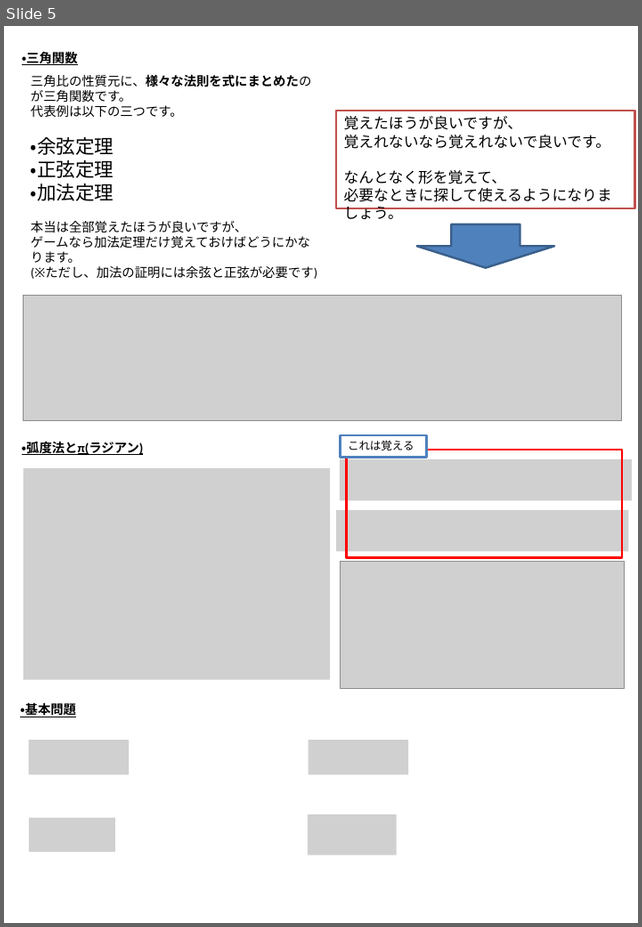
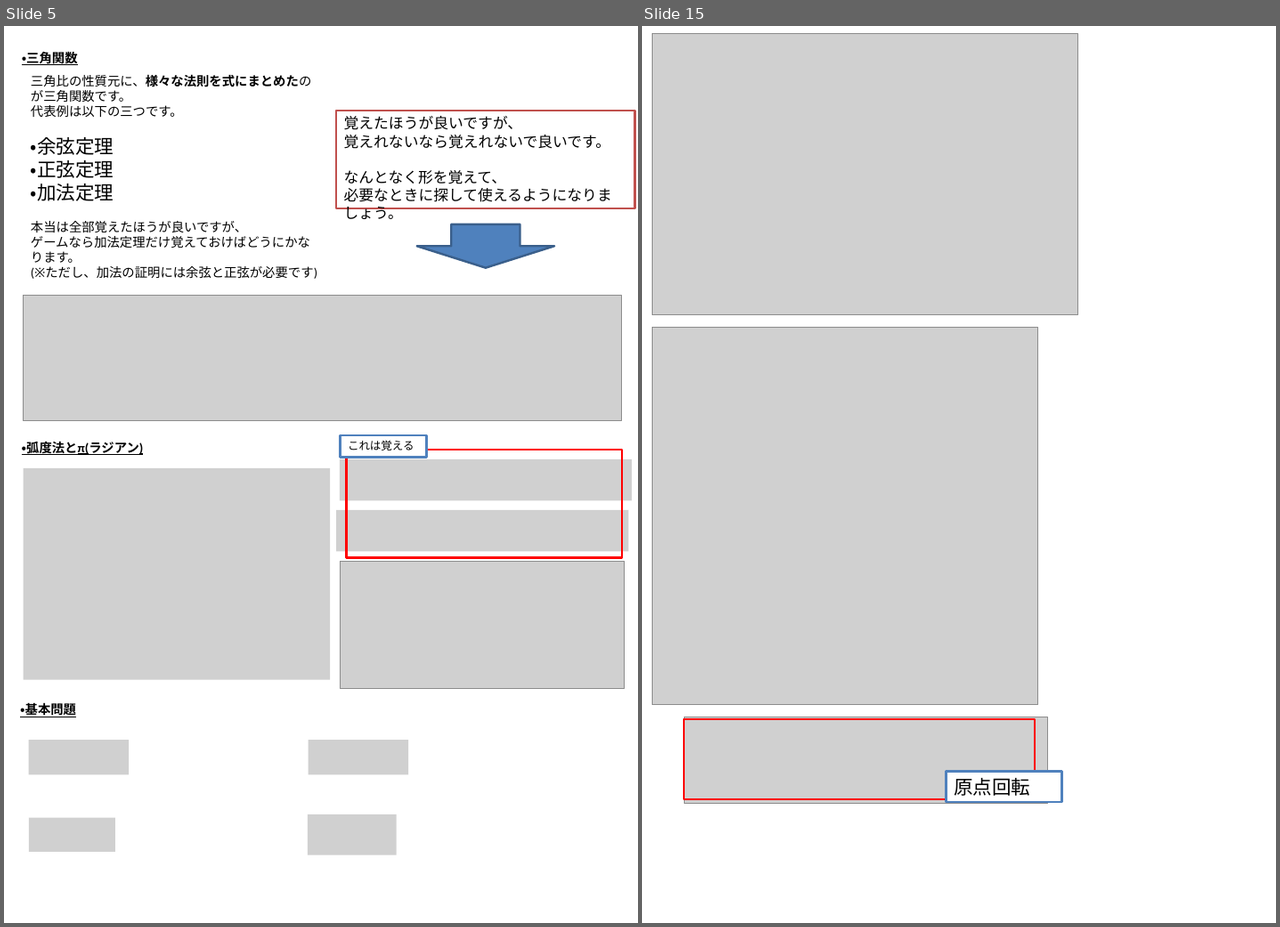
Before and after one commit to MahiroCreative/GameMath, a slide deck: 2.三角関数.pptx. Shown side by side, each under a label of ours: slide 5 before the commit, slides 5 and 15 after it; the slides between them are not shown. The pictures are 642x927 and 1280x927 pixels, drawn with LibreOffice and Linux fonts; fonts in the diff are those of the drawing; grey boxes stand for pictures. Boxes give left, top, right and bottom in pixels: in the first picture for what was removed or moved away, otherwise in the second. Text is boxed around its words. In the diff, an @@ line names an element or a change of style, - is before the commit and + after.

```diff
--- a/2.三角関数.pptx
+++ b/2.三角関数.pptx
@@ slide 15 added at <box>642,26,1276,923</box>, background #FFFFFF @@
@@ picture added at <box>652,34,1078,315</box> @@
@@ picture added at <box>652,328,1038,705</box> @@
@@ picture added at <box>684,718,1048,803</box> @@
@@ rectangle added at <box>684,719,1034,799</box>, outline #FF0000 2 pt @@
@@ rectangle added at <box>946,772,1062,802</box>, fill #FFFFFF, outline #4F81BD 2 pt, 18 pt, text #000000 @@
+原点回転
```
Also in this commit, not shown: 2 other files.
